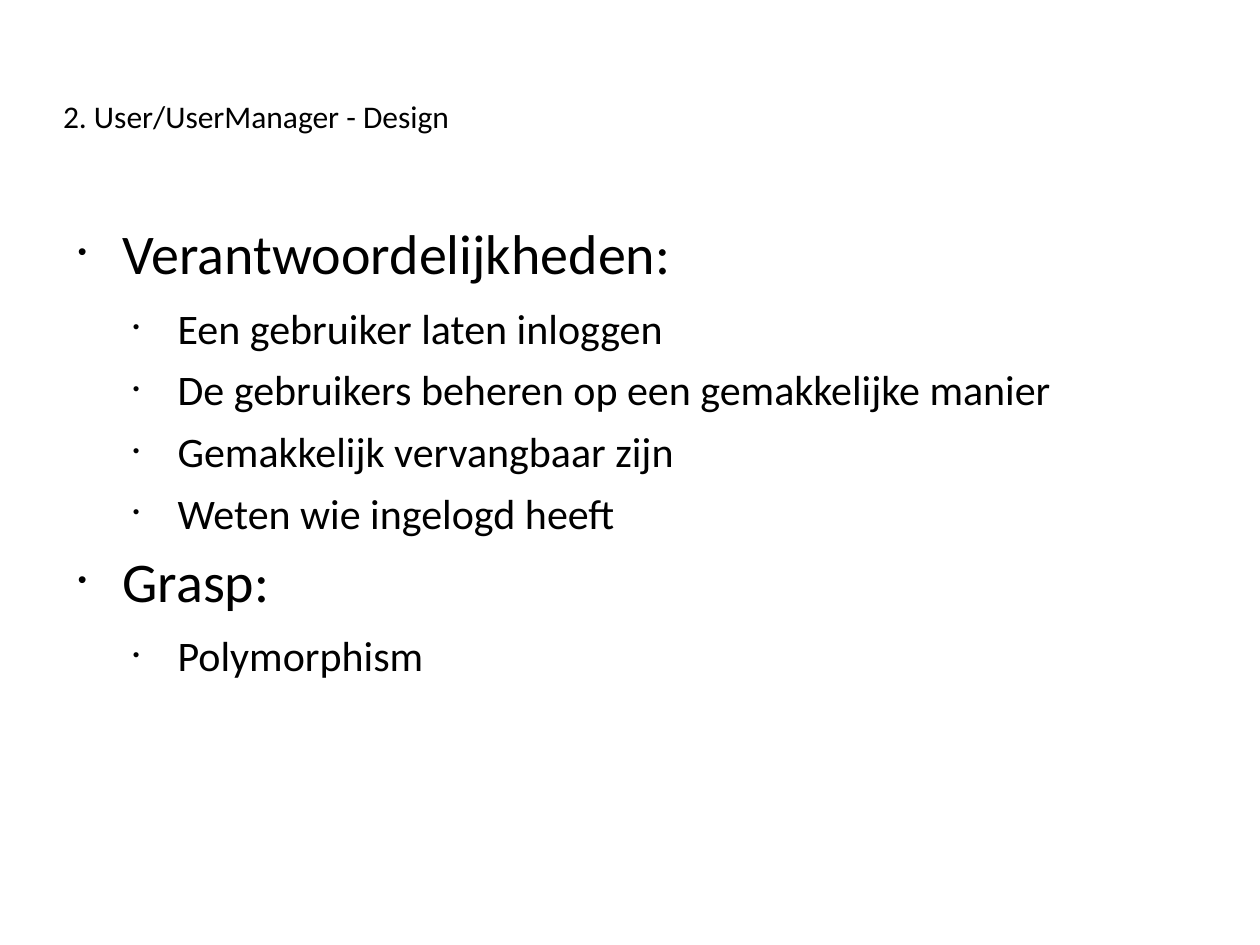
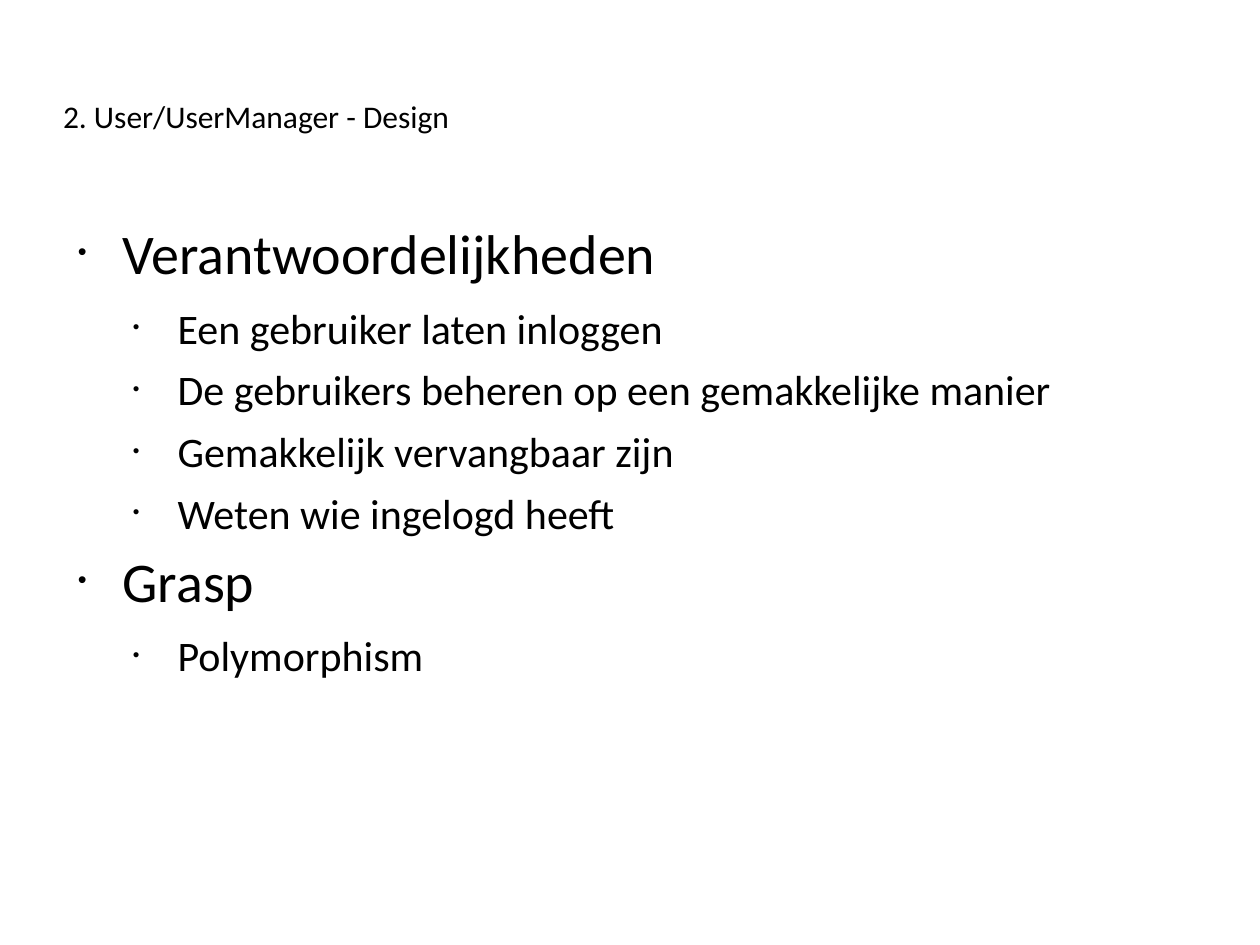
Before and after one commit to Novarg1/SWOP21, a slide deck: slide 7 of presentatie/Presentatie_Iteratie3_aanpassingenWonne21h59.ppt. Drawn at 1260x945 pixels with LibreOffice and Linux fonts; fonts in the diff are those of the drawing. Boxes give left, top, right and bottom in pixels: in the first picture for what was removed or moved away, otherwise in the second. Text is boxed around its words. In the diff, an @@ line names an element or a change of style, - is before the commit and + after.

```diff
--- a/presentatie/Presentatie_Iteratie3_aanpassingenWonne21h59.ppt
+++ b/presentatie/Presentatie_Iteratie3_aanpassingenWonne21h59.ppt
@@ text at (122,235,655,284): text changed @@
-• Verantwoordelijkheden:
+• Verantwoordelijkheden
@@ text at (122,565,254,611): text changed @@
-• Grasp:
+• Grasp
```
Also in this commit, not shown: 8 other slides changed, 3 other files.
